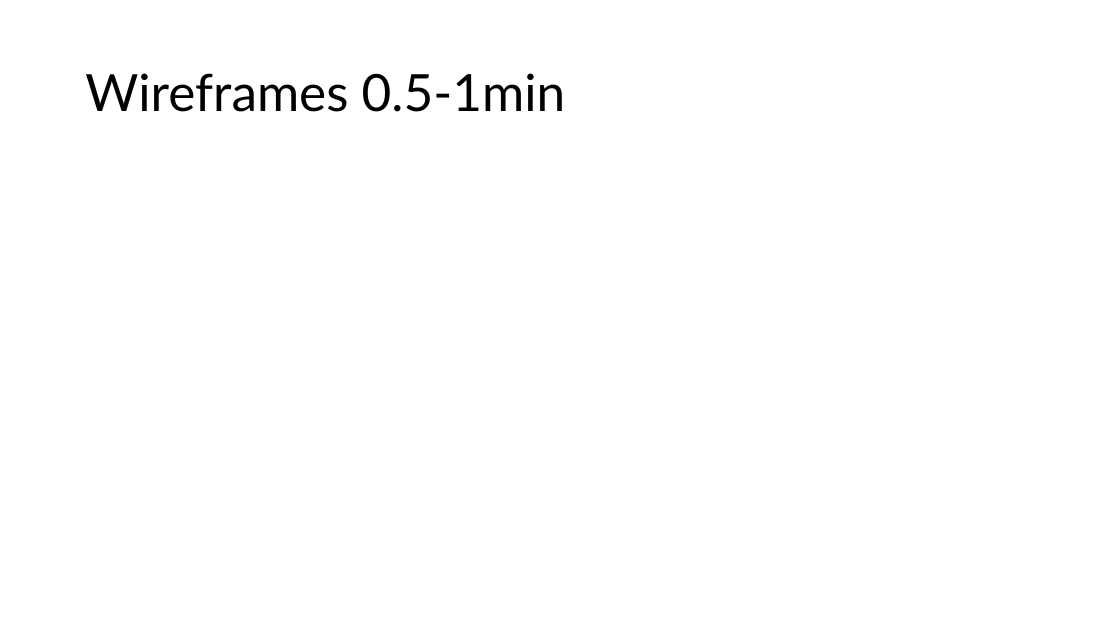
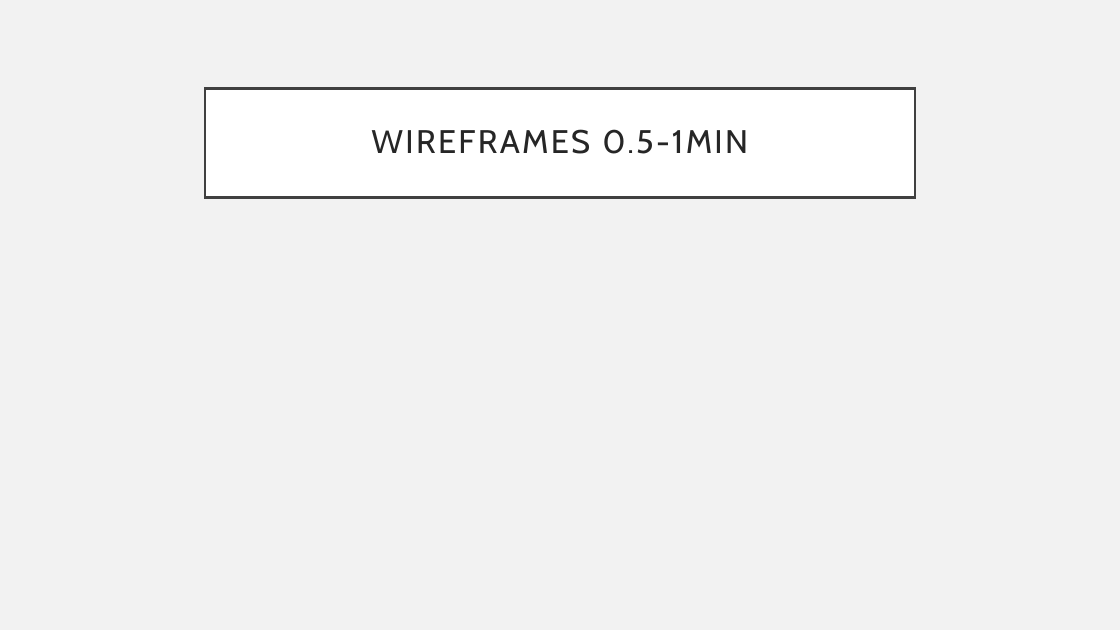
Before and after one commit to Osterie/IDATA2301_IDATA2306_GROUP_7, a slide deck: slide 9 of group7-idata2301-idata2306-presentation.pptx (slide 8 before the commit). Drawn at 1120x630 pixels with LibreOffice and Linux fonts; fonts in the diff are those of the drawing. Boxes give left, top, right and bottom in pixels: in the first picture for what was removed or moved away, otherwise in the second. Text is boxed around its words. In the diff, an @@ line names an element or a change of style, - is before the commit and + after.

```diff
--- a/group7-idata2301-idata2306-presentation.pptx
+++ b/group7-idata2301-idata2306-presentation.pptx
@@ background #FFFFFF to #F2F2F2 @@
@@ title "WIREFRAMES 0.5-1MIN": place and size @@
-title "WIREFRAMES 0.5-1MIN" at box(85, 73, 566, 112)
+title "WIREFRAMES 0.5-1MIN" at box(205, 88, 915, 197)
@@ title "WIREFRAMES 0.5-1MIN" at box(205, 88, 915, 197): fill none to #FFFFFF; outline none to #404040 2.5 pt @@
@@ title at box(371, 129, 748, 154): text changed; size 44 to 28 pt; font Lato to Cabin; text colour #000000 to #262626 @@
-Wireframes 0.5-1min
+WIREFRAMES 0.5-1MIN
```
Also in this commit, not shown: 20 other slides changed, 1 slide added.
